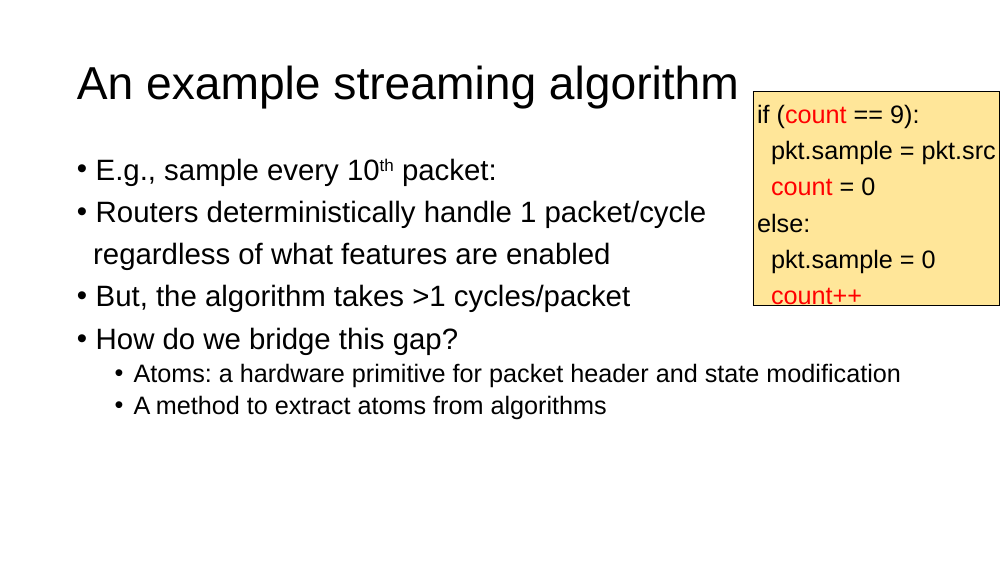
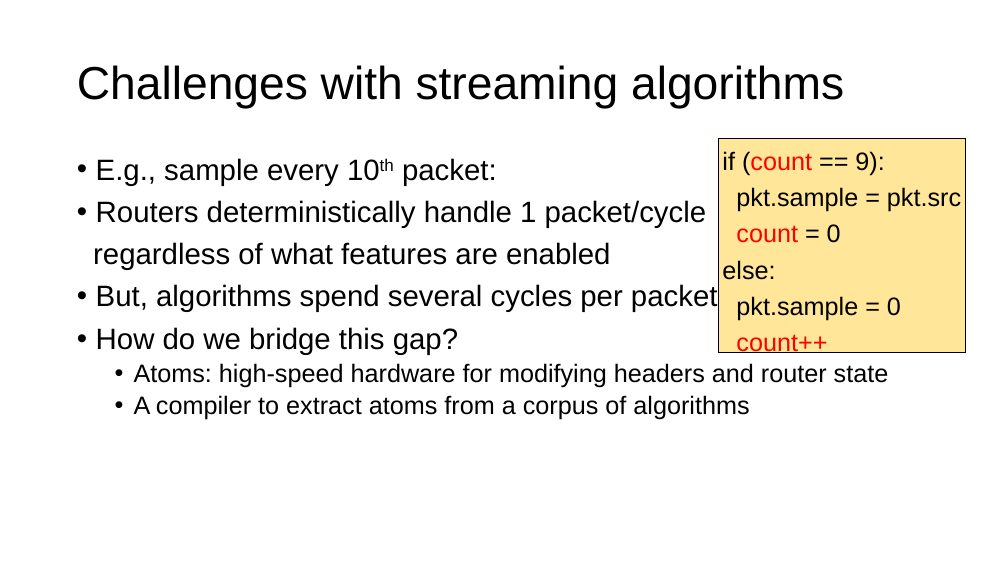
Before and after one commit to anirudhSK/pifo-domino-marple-ppts, a slide deck: slide 29 of combined_domino_pifo.pptx. Drawn at 1008x567 pixels with LibreOffice and Linux fonts; fonts in the diff are those of the drawing. Boxes give left, top, right and bottom in pixels: in the first picture for what was removed or moved away, otherwise in the second. Text is boxed around its words. In the diff, an @@ line names an element or a change of style, - is before the commit and + after.

```diff
--- a/combined_domino_pifo.pptx
+++ b/combined_domino_pifo.pptx
@@ title at (x1=77, y1=65, x2=844, y2=109): text changed @@
-An example streaming algorithm
+Challenges with streaming algorithms
@@ text "if (count == 9):" moved from (x1=757, y1=104, x2=996, y2=273) to (x1=722, y1=151, x2=961, y2=321) @@
@@ rectangle moved from (x1=753, y1=91, x2=1000, y2=306) to (x1=718, y1=138, x2=965, y2=353) @@
@@ text at (x1=96, y1=284, x2=718, y2=312): text changed @@
-• But, the algorithm takes >1 cycles/packet
+• But, algorithms spend several cycles per packet
@@ text at (x1=134, y1=363, x2=889, y2=420): text changed @@
-  • Atoms: a hardware primitive for packet header and state modification
-  • A method to extract atoms from algorithms
+  • Atoms: high-speed hardware for modifying headers and router state
+  • A compiler to extract atoms from a corpus of algorithms
```
Also in this commit, not shown: 4 other slides changed.
